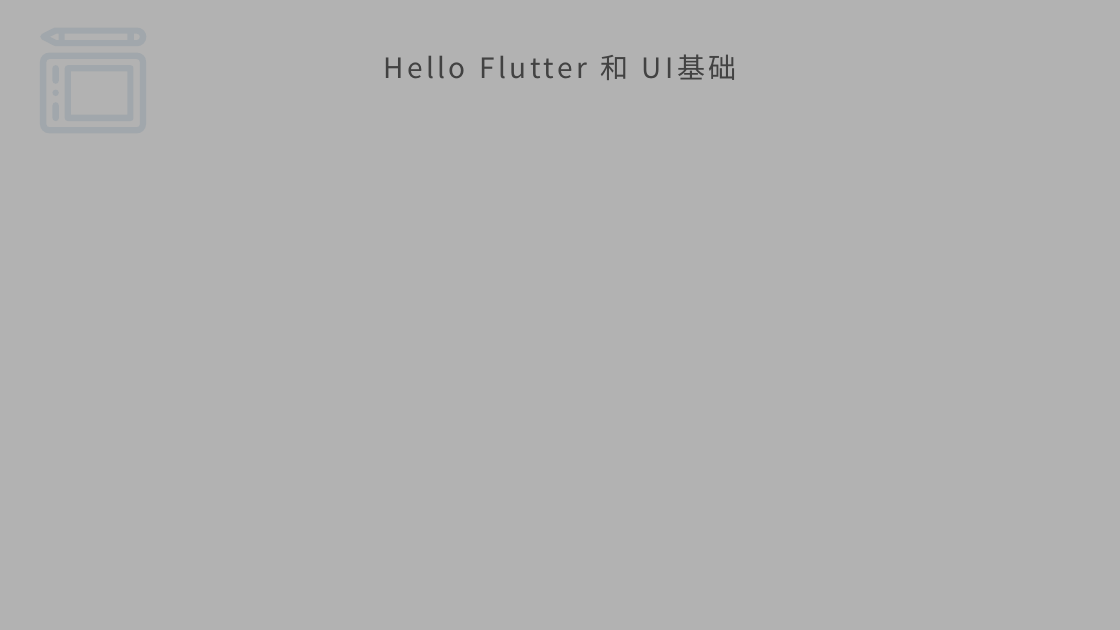
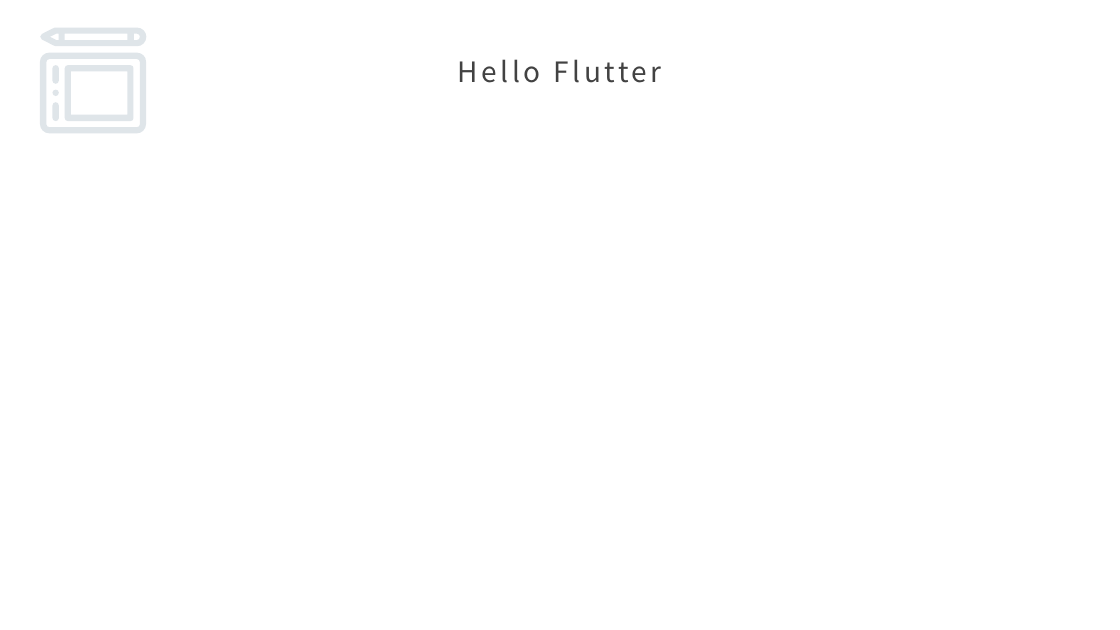
Before and after one commit to maosong-pactera/training, a slide deck: slide 13 of flutter/移动端Flutter_第1课_如何开始工作？.pptx (slide 9 before the commit). Drawn at 1120x630 pixels with LibreOffice and Linux fonts; fonts in the diff are those of the drawing; background and template pictures are left out. Boxes give left, top, right and bottom in pixels: in the first picture for what was removed or moved away, otherwise in the second. Text is boxed around its words. In the diff, an @@ line names an element or a change of style, - is before the commit and + after.

```diff
--- a/flutter/移动端Flutter_第1课_如何开始工作？.pptx
+++ b/flutter/移动端Flutter_第1课_如何开始工作？.pptx
@@ rectangle removed at [0,0,1120,630] @@
@@ title at [458,59,662,83]: text changed @@
-Hello Flutter 和 UI基础
+Hello Flutter
```
Also in this commit, not shown: 10 other slides changed, 6 slides added, 4 other files.
